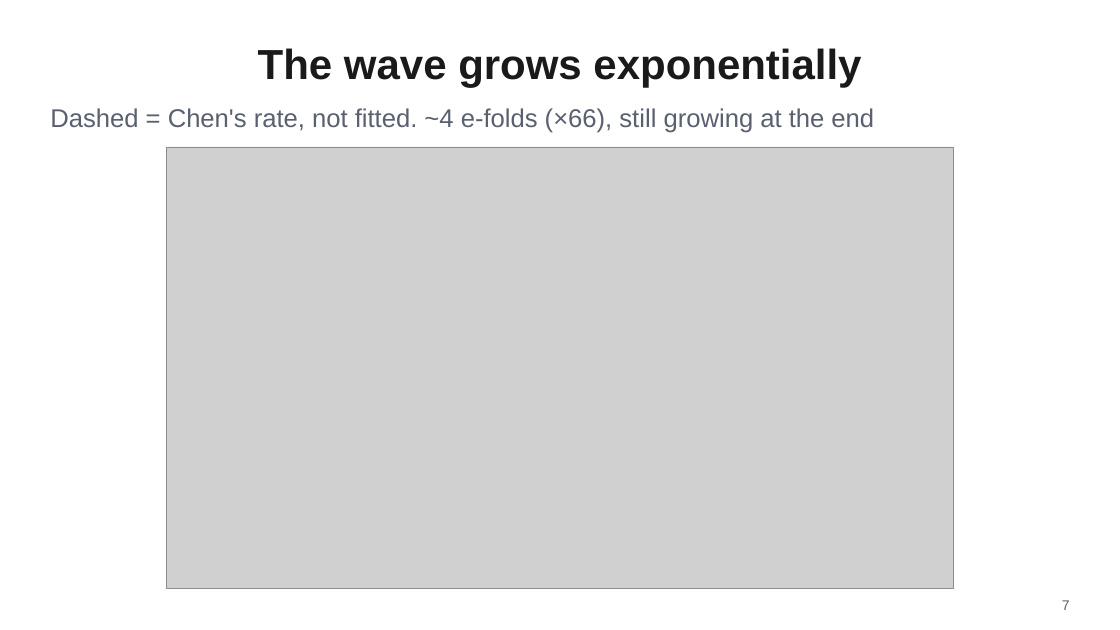
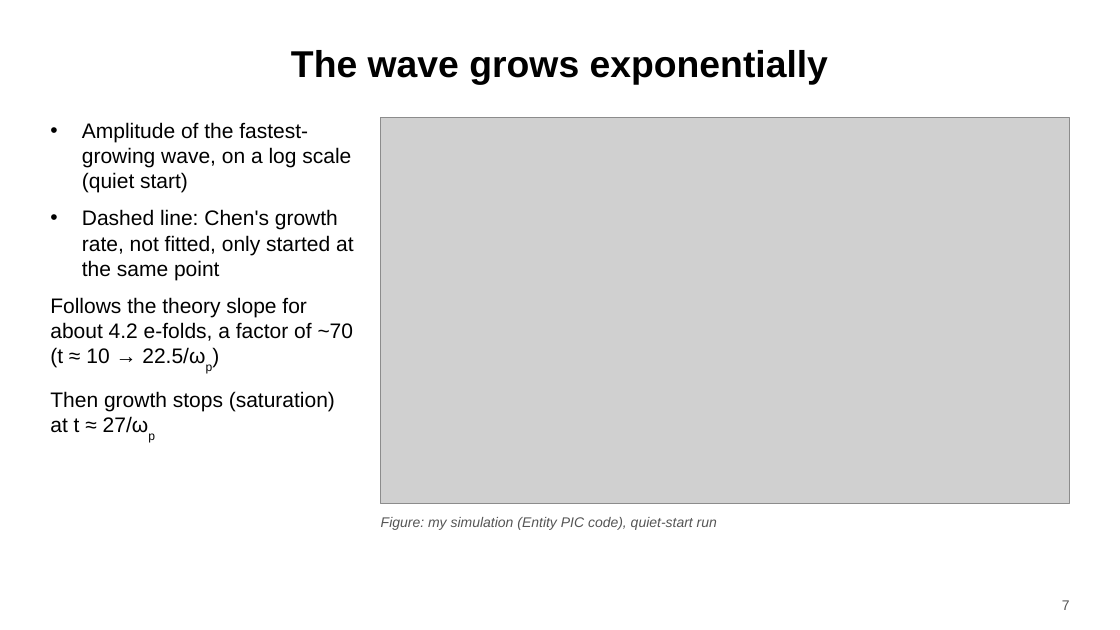
Before and after one commit to harry-wu-28/plasma, a slide deck: slide 7 of twostream/results/talk/twostream_talk.pptx. Drawn at 1120x630 pixels with LibreOffice and Linux fonts; fonts in the diff are those of the drawing; grey boxes stand for pictures. Boxes give left, top, right and bottom in pixels: in the first picture for what was removed or moved away, otherwise in the second. Text is boxed around its words. In the diff, an @@ line names an element or a change of style, - is before the commit and + after.

```diff
--- a/twostream/results/talk/twostream_talk.pptx
+++ b/twostream/results/talk/twostream_talk.pptx
@@ title "The wave grows exponentially" at <box>291,50,828,85</box>: size 36 to 32 pt, text colour #1A1A1A to #000000 @@
@@ text removed at <box>50,108,874,133</box> @@
-Dashed = Chen's rate, not fitted. ~4 e-folds (×66), still growing at the end
@@ picture added at <box>381,118,1070,503</box> @@
@@ text added at <box>50,122,354,433</box>, 18 pt, text #000000 @@
+• Amplitude of the fastest-growing wave, on a log scale (quiet start)
+• Dashed line: Chen's growth rate, not fitted, only started at the same point
+• Follows the theory slope for about 4.2 e-folds, a factor of ~70 (t ≈ 10 → 22.5/ωp)
+• Then growth stops (saturation) at t ≈ 27/ωp
@@ picture removed at <box>166,147,954,588</box> @@
@@ text added at <box>381,517,717,530</box>, 12 pt, text #555555, italic @@
+Figure: my simulation (Entity PIC code), quiet-start run
@@ page number at <box>1062,600,1070,610</box>: text colour #596070 to #555555 @@
```
Also in this commit, not shown: 17 other slides changed, 16 other files.
